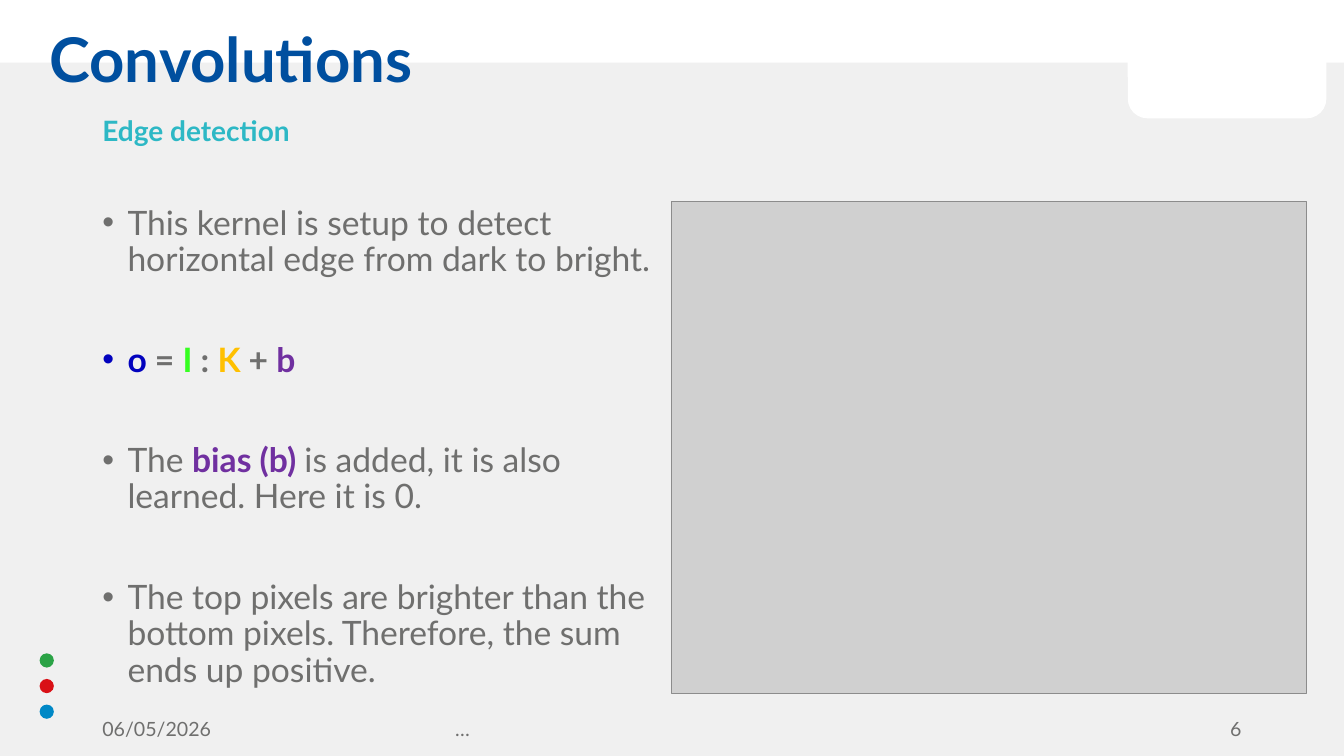
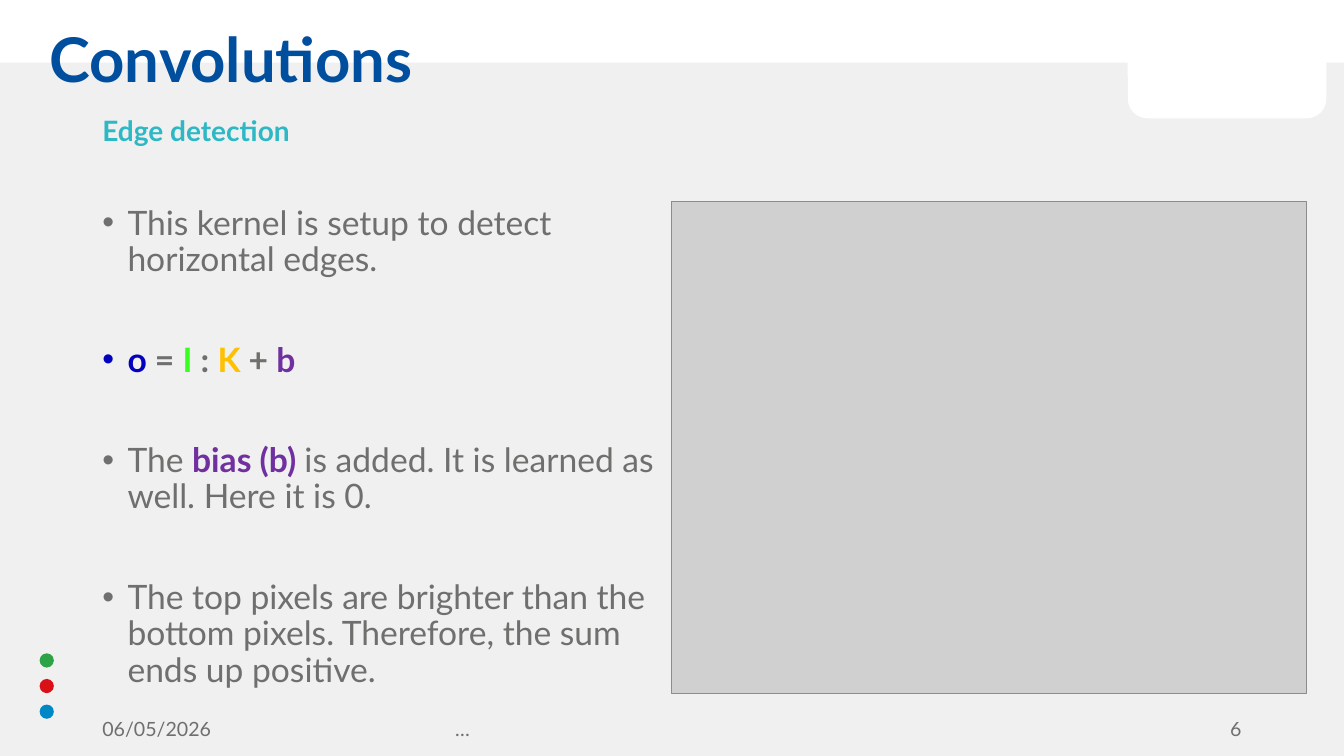
Before and after one commit to KenoPecht-Public/Neural-Networks-an-exemplary-introduction, a slide deck: slide 6 of Presentation.pptx. Drawn at 1344x756 pixels with LibreOffice and Linux fonts; fonts in the diff are those of the drawing; grey boxes stand for pictures; background and template pictures are left out. Boxes give left, top, right and bottom in pixels: in the first picture for what was removed or moved away, otherwise in the second. Text is boxed around its words. In the diff, an @@ line names an element or a change of style, - is before the commit and + after.

```diff
--- a/Presentation.pptx
+++ b/Presentation.pptx
@@ text at box(128, 210, 551, 277): text changed @@
-• This kernel is setup to detect horizontal edge from dark to bright.
+• This kernel is setup to detect horizontal edges.
@@ text at box(128, 446, 653, 508): text changed @@
-• The bias (b) is added, it is also learned. Here it is 0.
+• The bias (b) is added. It is learned as well. Here it is 0.
```
Also in this commit, not shown: 5 other slides changed.
